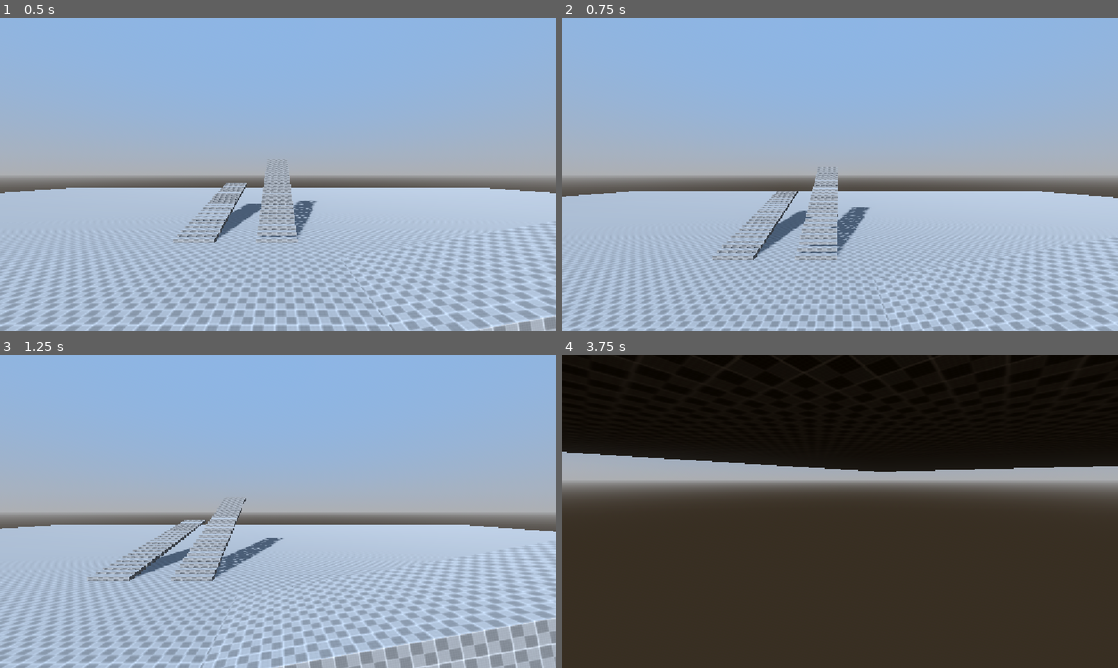
Above: before the commit, frames 1-4 (two rows, left to right).
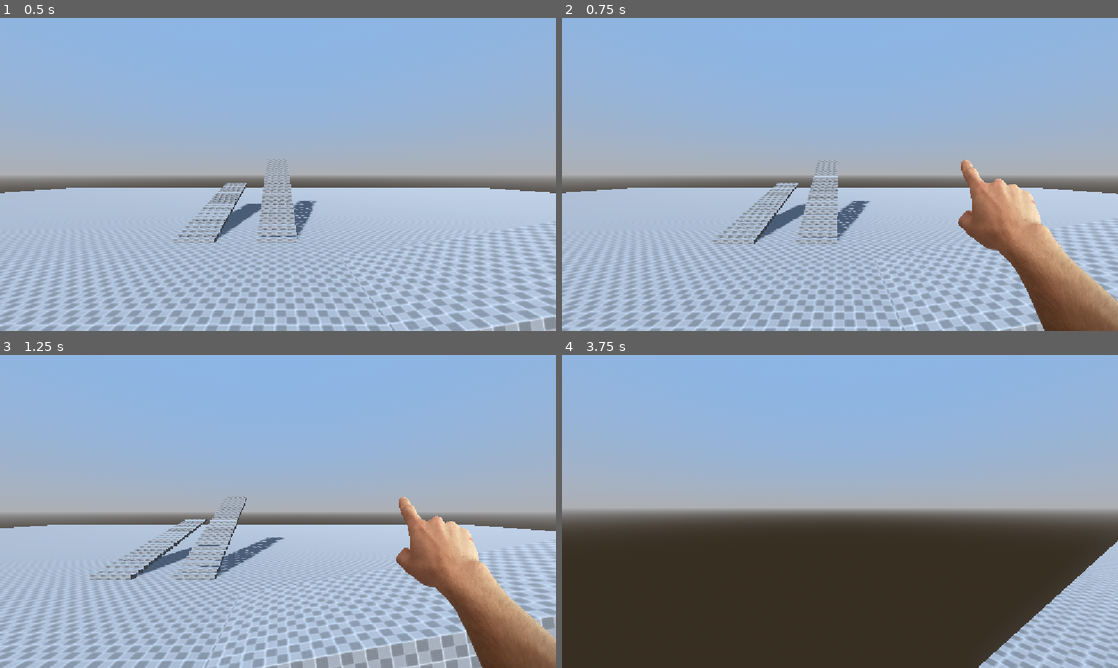
Above: after the commit, the same moments.

Repository: berylllium/void-game
Game: Godot game, scene res://scenes/test.tscn
Two runs of this game, one before a commit and one after it. Both use one fixed random seed, a clock stepped at 60 frames per second and the inputs below.
Inputs (mouse positions are in pixels of both pictures, inside the frame that each line leads up to):
- Up to frame 1 (0.5 s): no input
- Up to frame 2 (0.75 s): move the mouse to (962, 158) at 0.52 s; hold D (player_right) from 0.53 s (still down); hold Space (player_jump) from 0.53 s (still down); click (962, 158) at 0.67 s
- Up to frame 3 (1.25 s): keep holding D (player_right); keep holding Space (player_jump)
- Up to frame 4 (3.75 s): move the mouse to (812, 511) at 1.27 s; release D (player_right) at 1.28 s; release Space (player_jump) at 1.28 s; hold W (player_forward) from 1.28 s (still down); tap V (player_noclip) at 1.35 s; tap Space (player_jump) at 1.52, 1.55, 1.82, 2.3, 2.85, 3.02, 3.32 s; move the mouse to (851, 505) at 2.02 s; hold Shift (player_sprint) 2.03-2.78 s; move the mouse to (834, 517) at 2.77 s; move the mouse to (878, 514) at 3.52 s; hold V (player_noclip) from 3.53 s (still down)

Frame 1 is identical in both runs. In frame 2, 19% of the frame differs, in the area x 0-100%, y 45-100%; in frame 3, 20%; in frame 4, 55%, in the area x 0-100%, y 0-100%.

Commit message:
added hand mechanic, and test hand texture

Diff:
--- a/scenes/test.tscn
+++ b/scenes/test.tscn
@@ -7,6 +7,7 @@
 [ext_resource type="PackedScene" uid="uid://4kyl0hfd06bt" path="res://prefabs/player.tscn" id="5_j5jx5"]
 [ext_resource type="Environment" uid="uid://0hm7cmucog02" path="res://data/test_environment.tres" id="6_lpvoh"]
 [ext_resource type="PackedScene" uid="uid://dsrwx8fpsflex" path="res://prefabs/pda_screen.tscn" id="7_at5dv"]
+[ext_resource type="Texture2D" uid="uid://bnnpvid2j6ul1" path="res://textures/hand.png" id="8_jcd4p"]
 
 [sub_resource type="BoxShape3D" id="BoxShape3D_jcd4p"]
 size = Vector3(10, 2, 2)
@@ -68,8 +69,9 @@
 [node name="CollisionShape3D" type="CollisionShape3D" parent="collisions/StaticBody3D5" unique_id=219152076]
 shape = SubResource("ConcavePolygonShape3D_ajshl")
 
-[node name="player" parent="." unique_id=1016393664 instance=ExtResource("5_j5jx5")]
+[node name="player" parent="." unique_id=1016393664 node_paths=PackedStringArray("arm_sprite") instance=ExtResource("5_j5jx5")]
 transform = Transform3D(1, 0, 0, 0, 1, 0, 0, 0, 1, 0, 0.3253702, 0)
+arm_sprite = NodePath("../CanvasLayer/Sprite2D")
 
 [node name="WorldEnvironment" type="WorldEnvironment" parent="." unique_id=1027738729]
 environment = ExtResource("6_lpvoh")
@@ -93,4 +95,13 @@
 offset_right = 0.0
 offset_bottom = 0.0
 
+[node name="CanvasLayer" type="CanvasLayer" parent="." unique_id=1754289411]
+
+[node name="Sprite2D" type="Sprite2D" parent="CanvasLayer" unique_id=1475408599]
+position = Vector2(847, 244)
+scale = Vector2(0.2, 0.2)
+texture = ExtResource("8_jcd4p")
+centered = false
+offset = Vector2(-1050, -1550)
+
 [editable path="test2"]
--- a/scripts/player_controller.gd
+++ b/scripts/player_controller.gd
@@ -16,26 +16,45 @@
 @onready var stairs_ahead_raycast: RayCast3D = %stairs_ahead_raycast
 @onready var stairs_below_raycast: RayCast3D = %stairs_below_raycast
 
+@export var arm_sprite: Sprite2D
+
 var input_dir := Vector3.ZERO
 var cam_aligned_input_dir := Vector3.ZERO
 var headbob_time := 0.0
 var noclip := false
 var snapped_to_stairs_last_frame := false
 var last_frame_was_on_floor := -INF
+var in_mouse_mode := false
 
 const GRAVITY: float = 9.81
 const MAX_STEP_HEIGHT: float = 0.5
 
 
 func _ready() -> void:
-	pass
+	arm_sprite.visible = false
+
+
+func _process(delta: float) -> void:
+	if in_mouse_mode and arm_sprite.visible:
+		var target_pos := get_viewport().get_mouse_position()
+		arm_sprite.position = arm_sprite.position.lerp(target_pos, 20.0 * delta)
 
 
 func _unhandled_input(event: InputEvent) -> void:
-	if event is InputEventMouseButton:
+	if event is InputEventMouseButton and not in_mouse_mode:
 		Input.mouse_mode = Input.MOUSE_MODE_CAPTURED
-	elif event.is_action_pressed("ui_cancel"):
+	elif event.is_action_pressed("ui_cancel") and not in_mouse_mode:
 		Input.mouse_mode = Input.MOUSE_MODE_VISIBLE
+
+	if event.is_action_pressed("player_jump"):
+		in_mouse_mode = true
+		arm_sprite.visible = true
+		Input.mouse_mode = Input.MOUSE_MODE_HIDDEN
+
+	elif event.is_action_released("player_jump"):
+		in_mouse_mode = false
+		arm_sprite.visible = false
+		Input.mouse_mode = Input.MOUSE_MODE_CAPTURED
 
 	if Input.mouse_mode == Input.MOUSE_MODE_CAPTURED:
 		if event is InputEventMouseMotion:
@@ -60,9 +79,6 @@
 
 
 func handle_ground_physics(delta: float) -> void:
-	if Input.is_action_just_pressed("player_jump"):
-		self.velocity.y = jump_velocity
-
 	self.velocity.x = input_dir.x * get_move_speed()
 	self.velocity.z = input_dir.z * get_move_speed()
 
Binary file added: textures/hand.png
Not shown, added: textures/hand.png.import
